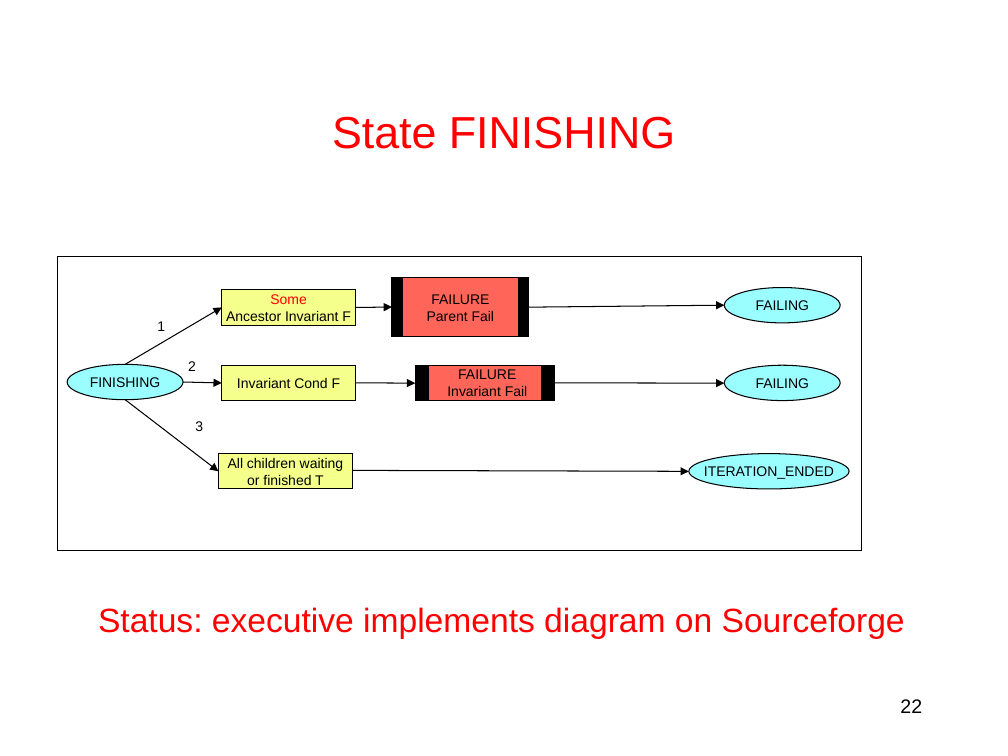
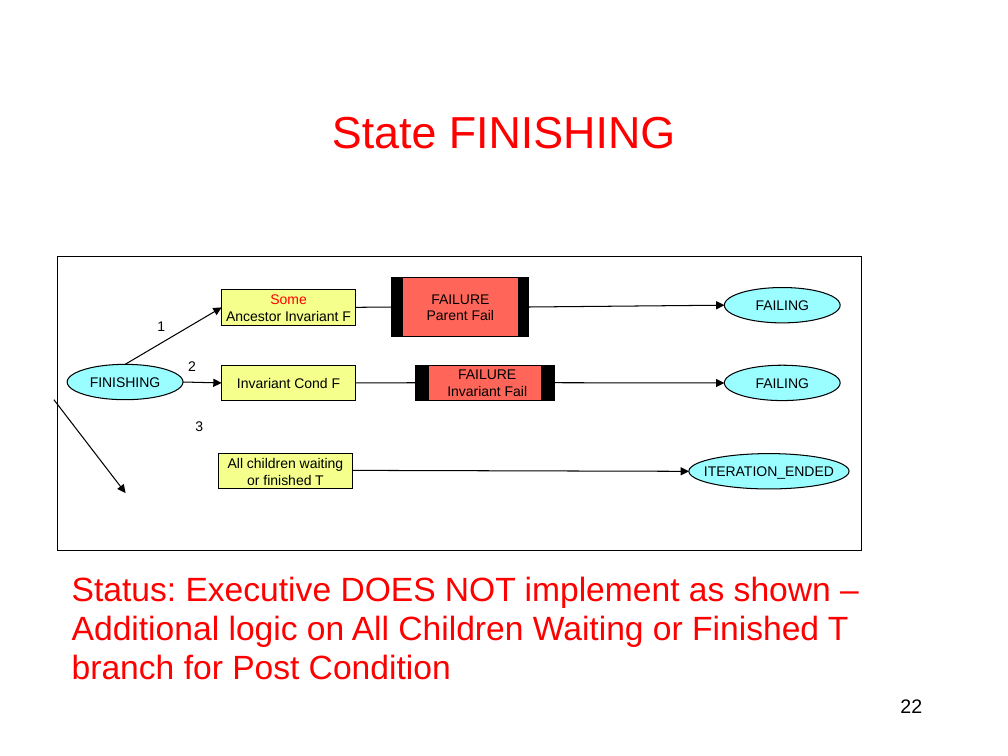
Before and after one commit to plexil-group/plexil, a slide deck: slide 22 of doc/NodeStateTransitions.ppt. Drawn at 1008x756 pixels with LibreOffice and Linux fonts; fonts in the diff are those of the drawing. Boxes give left, top, right and bottom in pixels: in the first picture for what was removed or moved away, otherwise in the second. Text is boxed around its words. In the diff, an @@ line names an element or a change of style, - is before the commit and + after.

Commit message:
Updated with current implementation status

```diff
--- a/doc/NodeStateTransitions.ppt
+++ b/doc/NodeStateTransitions.ppt
@@ arrow moved from (356, 307) - (392, 307) to (356, 307) - (403, 306) @@
@@ arrow moved from (356, 383) - (415, 383) to (356, 383) - (428, 383) @@
@@ arrow moved from (125, 399) - (219, 472) to (53, 400) - (126, 493) @@
@@ text at bbox=[72, 576, 849, 680]: text changed @@
-Status: executive implements diagram on Sourceforge
+Status: Executive DOES NOT implement as shown –
+Additional logic on All Children Waiting or Finished T
+branch for Post Condition
```
Also in this commit, not shown: 19 other slides changed.
